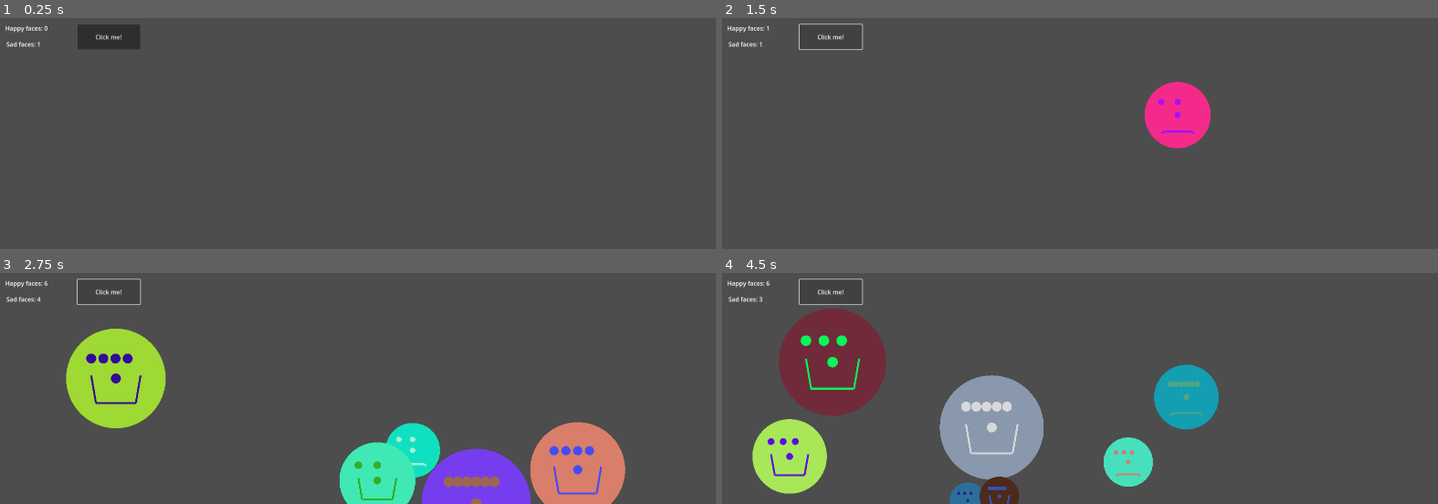
Above: before the commit, frames 1-4 (two rows, left to right).
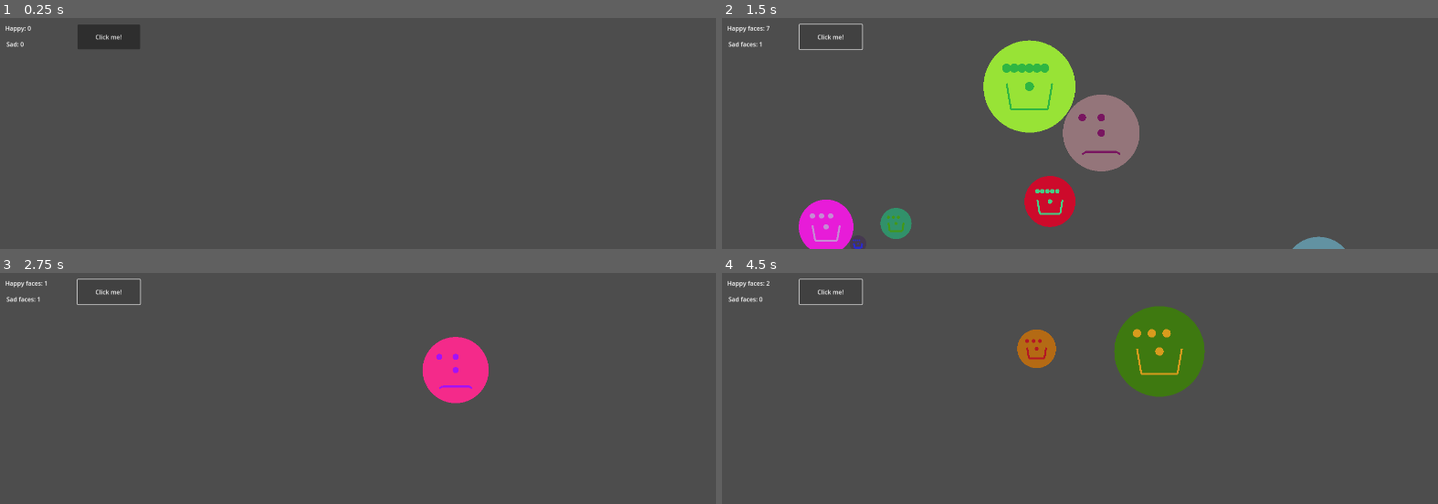
Above: after the commit, the same moments.

Repository: ArmandTUD/A00029737_cc_CAtest
Game: Godot game, scene res://main.tscn
The game is run twice, just before and just after one commit, with the same random seed, the same clock (stepped at 60 frames per second) and the same inputs.
Inputs:
- Up to frame 1 (0.25 s): no input
- Up to frame 2 (1.5 s): click "Click me!" at 0.5 s; click "Click me!" at 1.25 s
- Up to frame 3 (2.75 s): click "Click me!" at 2 s
- Up to frame 4 (4.5 s): tap Enter at 2.75, 4.25 s; tap Space at 3.5 s

The runs differ from the first frame. In frame 1, less than 0.1% of the frame differs, in the area x 2-7%, y 3-13%; in frame 2, 12%; in frame 3, 17%; in frame 4, 21%, in the area x 4-70%, y 3-100%.

Commit message:
final commit added check so doesnt draw on run

Diff:
--- a/main.gd
+++ b/main.gd
@@ -3,6 +3,9 @@
 #resolution sizes
 var x_res = 1080
 var y_res = 1920
+
+#conditional
+var should_draw = false
 
 
 func _ready() -> void:
@@ -10,9 +13,6 @@
 
 func _process(delta: float) -> void:
 	pass
-
-func buttonpress():
-	print("pressed")
 
 func create_faces() -> void:
 	var happy_label = $HappyLabel
@@ -97,8 +97,10 @@
 
 
 func _draw() -> void:
-	create_faces()
+	if should_draw == true:
+		create_faces()
 
 
 func _on_button_pressed() -> void:
+	should_draw = true
 	queue_redraw()
